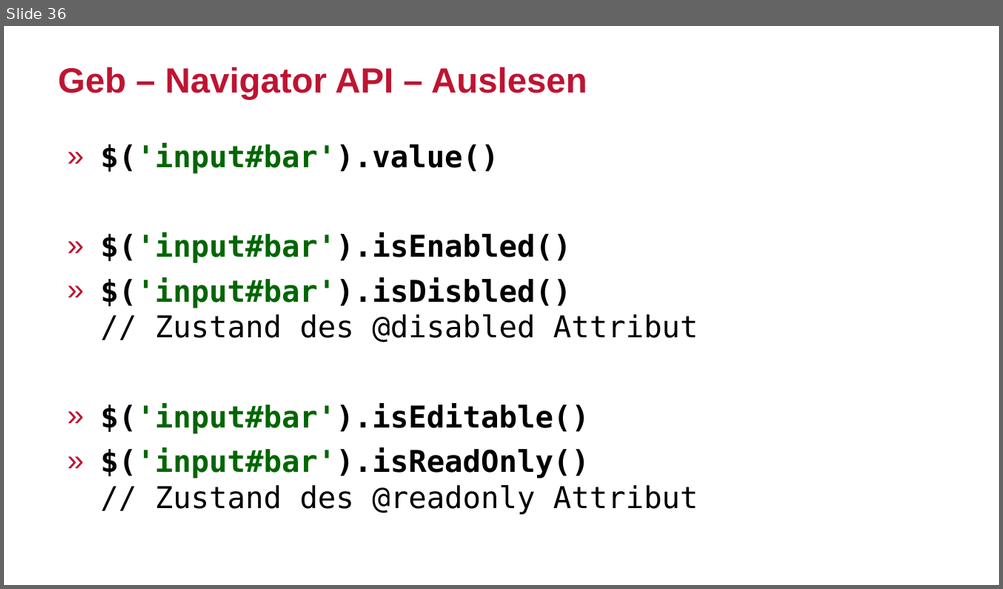
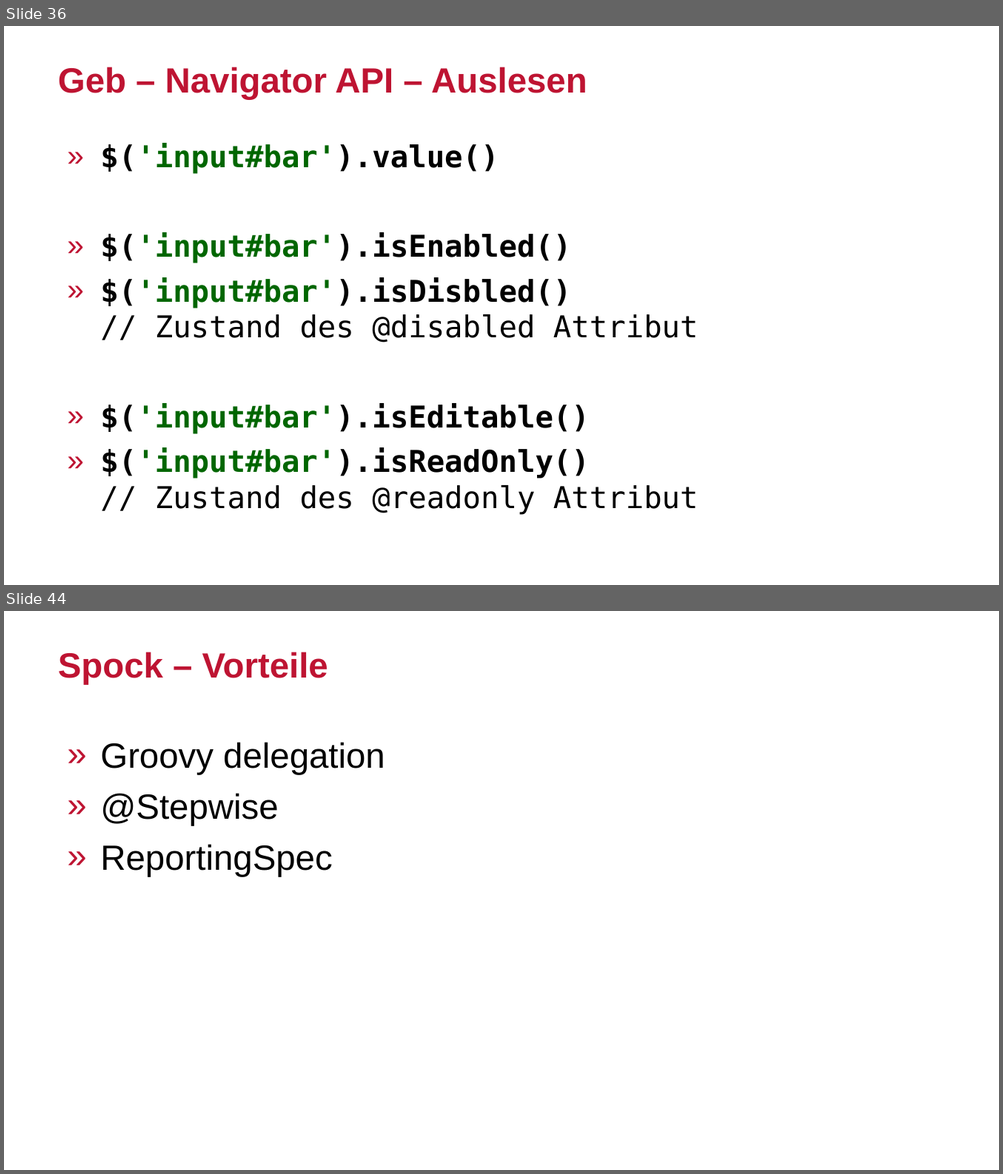
Before and after one commit to sclassen/sessions, a slide deck: javaland2017/ui-tests-with-geb/slides.odp. Shown one above the other, each under a label of ours: slide 36 before the commit, slides 36 and 44 after it; the slides between them are not shown. The pictures are 1003x589 and 1003x1174 pixels, drawn with LibreOffice and Linux fonts; fonts in the diff are those of the drawing; background and template pictures are left out. Boxes give left, top, right and bottom in pixels: in the first picture for what was removed or moved away, otherwise in the second. Text is boxed around its words. In the diff, an @@ line names an element or a change of style, - is before the commit and + after.

```diff
--- a/javaland2017/ui-tests-with-geb/slides.odp
+++ b/javaland2017/ui-tests-with-geb/slides.odp
@@ slide 44 added at (x1=4, y1=611, x2=999, y2=1170), background #FFFFFF @@
@@ title added at (x1=58, y1=652, x2=328, y2=684), 28 pt, text #BE1432, bold @@
+Spock – Vorteile
@@ text added at (x1=100, y1=742, x2=385, y2=877), 28 pt, text #000000 @@
+» Groovy delegation
+» @Stepwise
+» ReportingSpec
```
Also in this commit, not shown: 7 other slides added.
